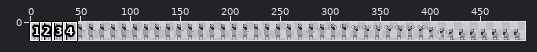
One commit to this sprite sheet: game/assets/images/f_leave-sheet.png. Above: a wide view before the commit, with the close-up outlined.
Close-up. Earlier state:
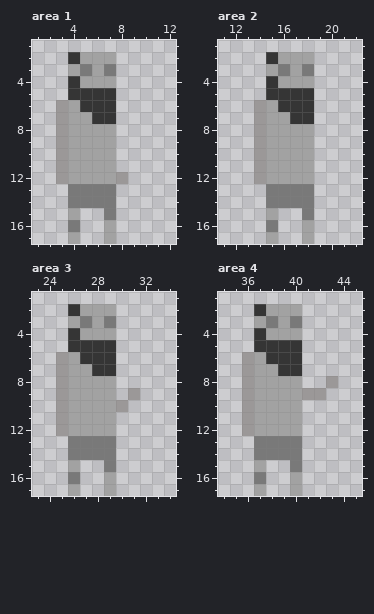
The file is 495x18 pixels. Shown: area 1: x 1..12, y 1..17; area 2: x 11..22, y 1..17; area 3: x 23..34, y 1..17; area 4: x 34..45, y 1..17. The commit also changed other parts of the picture, which this record leaves out.
Now the later version:
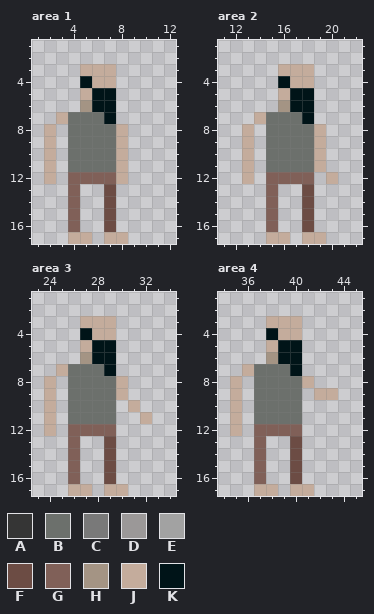
Palette (. is transparent): A #353535  B #6c706c  C #797979  D #9b9898  E #a2a2a2  F #6c4c44  G #806058  H #a49484  J #c4ac9c  K #001418
The exact change:
Changed rows in their new state; - is an unchanged pixel.
Area 1:
first column x 2:
 2 --....-
 3 --.JJJ-
 4 --.KJJ-
 5 --.JKK-
 6 -..HKK-
 7 -JBBBK-
 8 J.BBBBJ
 9 J.BBBBJ
10 J.BBBBJ
11 J.BBBBJ
12 J.GGGGJ
13 --G..F-
14 --G..F-
15 --G--F-
16 --G--F-
17 --JJ-JJ
Area 2:
first column x 13:
 2 --....--
 3 --.JJJ--
 4 --.KJJ--
 5 --.JKK--
 6 -..HKK--
 7 -JBBBK--
 8 J.BBBBJ-
 9 J.BBBBJ-
10 J.BBBBJ-
11 J.BBBBJ-
12 J.GGGG-J
13 --G..F--
14 --G..F--
15 --G--F--
16 --G--F--
17 --JJ-JJ-
Area 3:
first column x 24:
 2 --....---
 3 --.JJJ---
 4 --.KJJ---
 5 --.JKK---
 6 -..HKK---
 7 -JBBBK---
 8 J.BBBBJ--
 9 J.BBBBJ.-
10 J.BBBB.J-
11 J.BBBB--J
12 J.GGGG---
13 --G..F---
14 --G..F---
15 --G--F---
16 --G--F---
17 --JJ-JJ--
Area 4:
first column x 35:
 2 --....---
 3 --.JJJ---
 4 --.KJJ---
 5 --.JKK---
 6 -..HKK---
 7 -JBBBK---
 8 J.BBBBJ-.
 9 J.BBBB.JJ
10 J.BBBB---
11 J.BBBB---
12 J.GGGG---
13 --G..F---
14 --G..F---
15 --G--F---
16 --G--F---
17 --JJ-JJ--
Boxes around the changes in both close-ups, in picture pixels (x1, y1, x2, y2):
changed: (44, 52, 128, 244)
changed: (242, 52, 338, 244)
changed: (44, 304, 152, 496)
changed: (230, 304, 338, 496)
